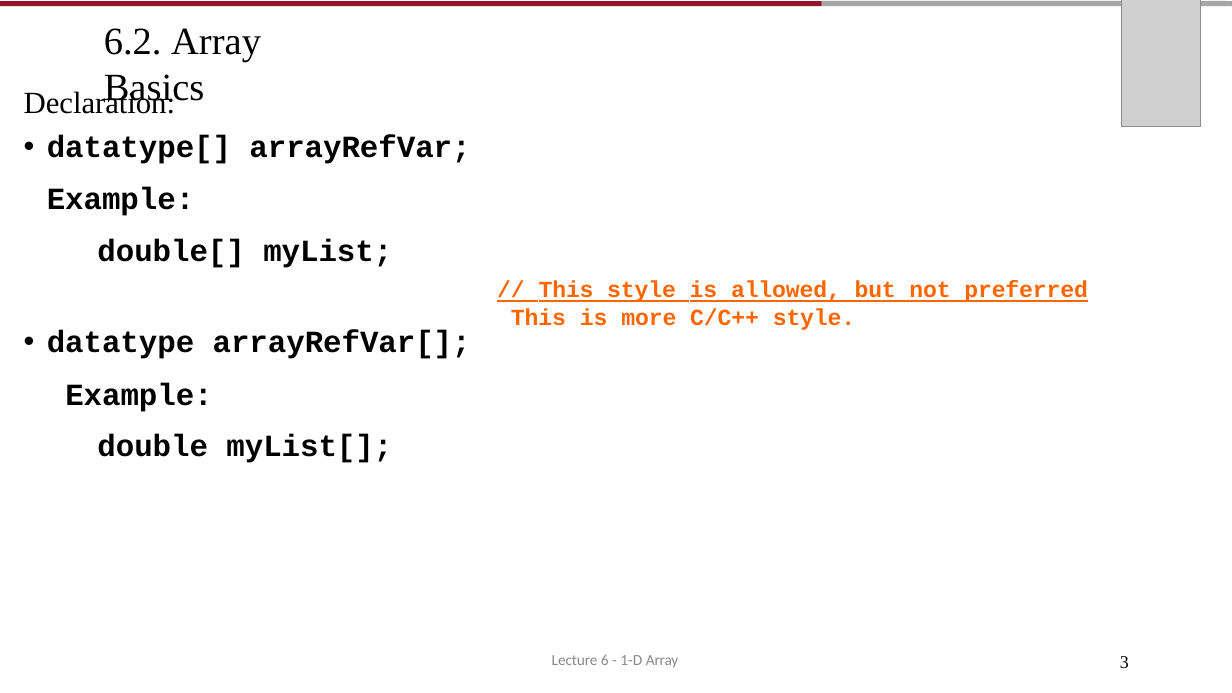
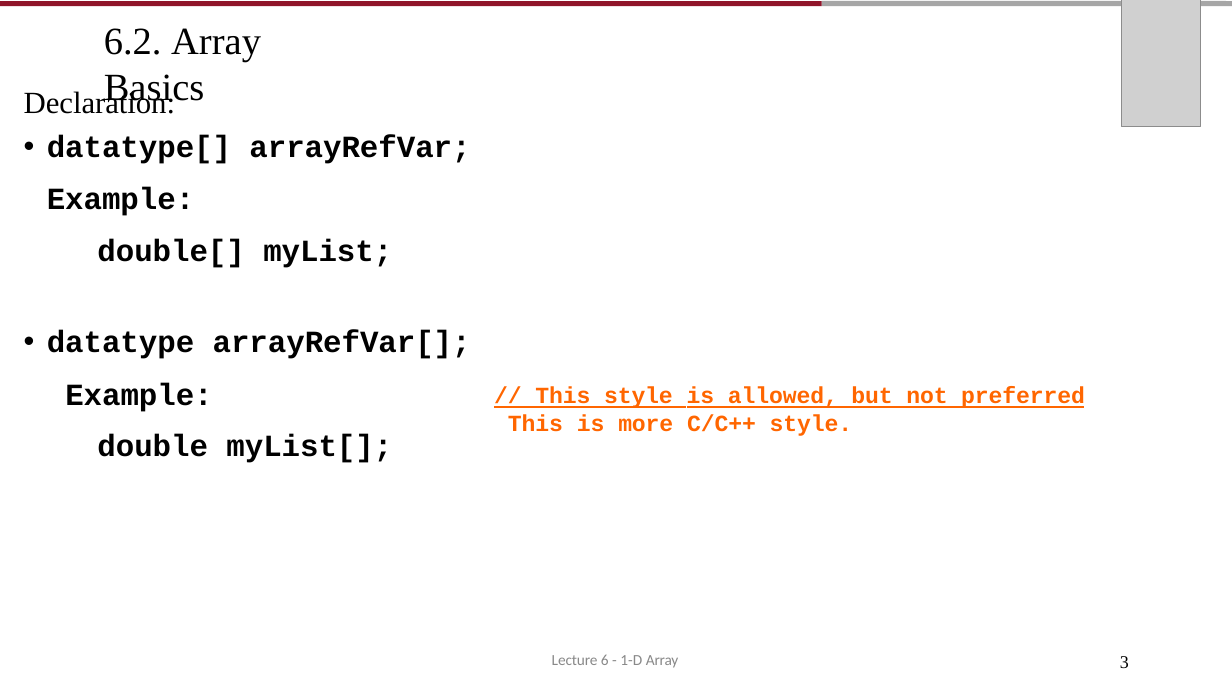
Before and after one commit to AughdonBreslin/CS501IntroToJava, a slide deck: slide 3 of Lectures/6_1DArray.pptx. Drawn at 1232x693 pixels with LibreOffice and Linux fonts; fonts in the diff are those of the drawing; grey boxes stand for pictures. Boxes give left, top, right and bottom in pixels: in the first picture for what was removed or moved away, otherwise in the second. Text is boxed around its words. In the diff, an @@ line names an element or a change of style, - is before the commit and + after.

```diff
--- a/Lectures/6_1DArray.pptx
+++ b/Lectures/6_1DArray.pptx
@@ text "// This style is allowed, ...": place and size @@
-text "// This style is allowed, ..." at [511, 280, 1088, 330]
+text "// This style is allowed, ..." at [508, 386, 1085, 436]
```
Also in this commit, not shown: 6 other slides changed, 3 slides removed, 23 other files.
